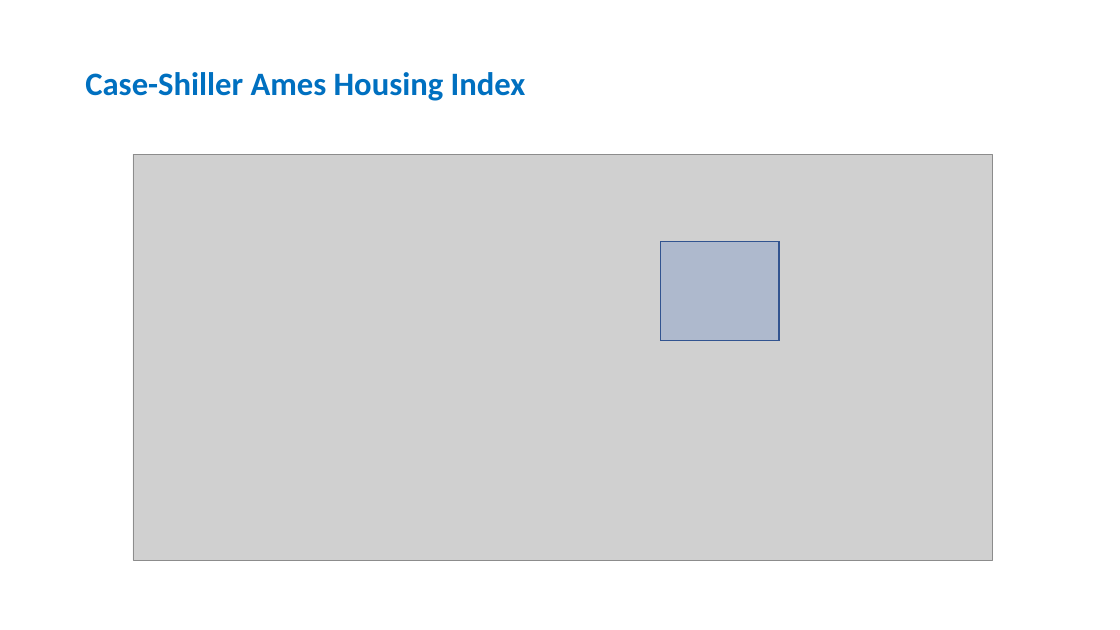
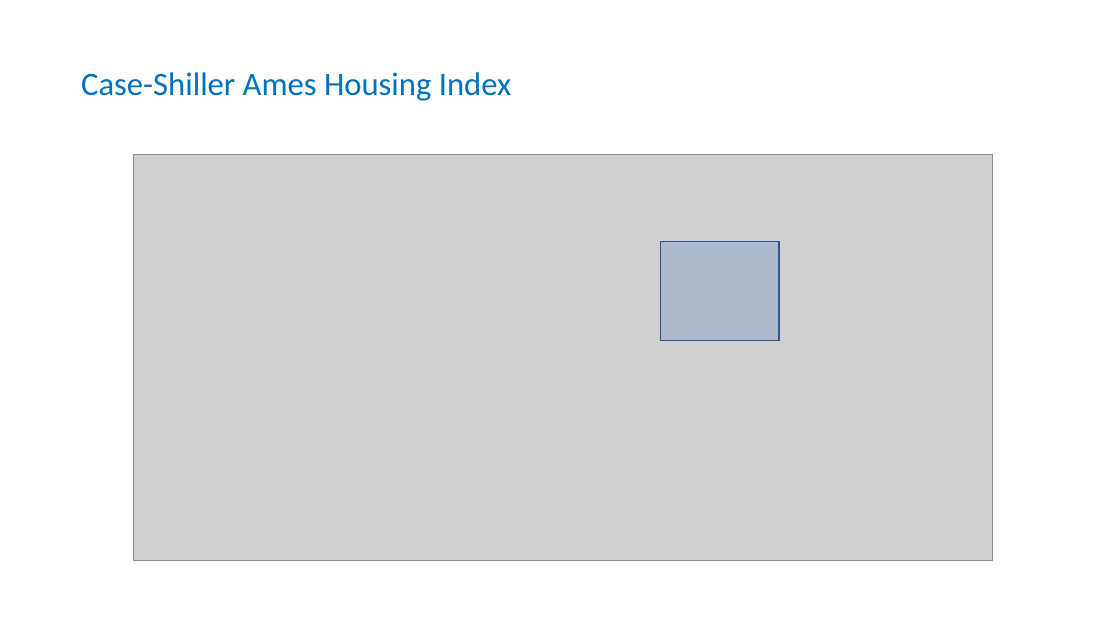
Before and after one commit to manasagodkhindi/AmesHousingPrediction, a slide deck: slide 22 of HousingPricesPresentations.pptx (slide 20 before the commit). Drawn at 1120x630 pixels with LibreOffice and Linux fonts; fonts in the diff are those of the drawing; grey boxes stand for pictures. Boxes give left, top, right and bottom in pixels: in the first picture for what was removed or moved away, otherwise in the second. Text is boxed around its words. In the diff, an @@ line names an element or a change of style, - is before the commit and + after.

```diff
--- a/HousingPricesPresentations.pptx
+++ b/HousingPricesPresentations.pptx
@@ title "Case-Shiller Ames Housing Index" at [81,72,511,101]: bold off @@
```
Also in this commit, not shown: 30 other slides changed, 2 slides added.
